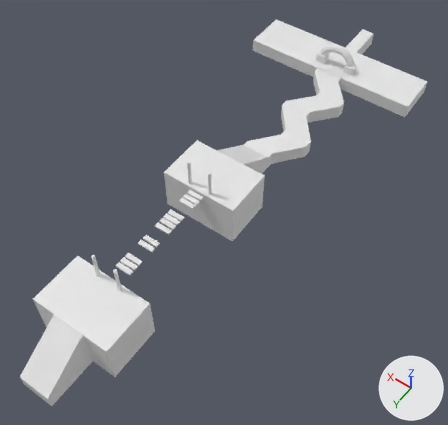
Renders of the Blender file shadowland.blend from each side of a commit.
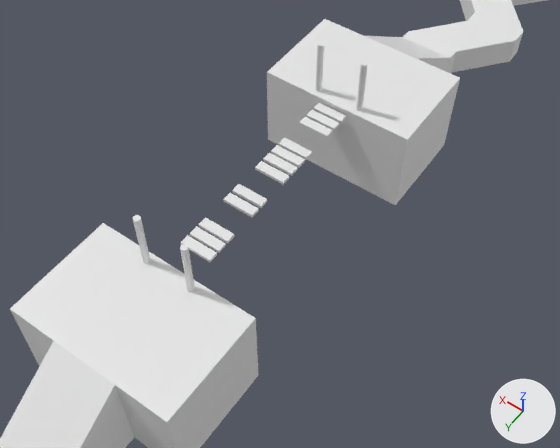
There are two pictures of each version: one whole from a camera (50 mm lens) standing at (-30.1, 80.8, 61.4) and looking at (-1.8, 41.1, -0.8), one close up from a camera (50 mm lens) standing at (-17.7, 74.5, 38.0) and looking at (-1.8, 52.2, 3.0). Lighting does not change. The marker at lower right points along +X, +Y and +Z.

Before the edit, the objects in view are built like this:
```python
ob_cube_006 = bpy.data.objects.new('Cube.006', me_cube_006)
ob_cube_006.location = (0.0, 70.8, 0.0)
ob_cube_006.scale = (2.0, -1.0, 1.0)
ob_cube_007 = bpy.data.objects.new('Cube.007', me_cube_007)
ob_cube_007.location = (0.0, 44.52, 4.69)
ob_cube_007.scale = (1.0, 0.3, 0.1)
ob_cube_008 = bpy.data.objects.new('Cube.008', me_cube_008)
ob_cube_008.location = (0.0, 45.28, 4.69)
ob_cube_008.scale = (1.0, 0.3, 0.1)
ob_cube_009 = bpy.data.objects.new('Cube.009', me_cube_009)
ob_cube_009.location = (0.0, 46.03, 4.69)
ob_cube_009.scale = (1.0, 0.3, 0.1)
ob_cube_010 = bpy.data.objects.new('Cube.010', me_cube_010)
ob_cube_010.location = (0.0, 49.72, 4.69)
ob_cube_010.scale = (1.0, 0.3, 0.1)
ob_cube_011 = bpy.data.objects.new('Cube.011', me_cube_011)
ob_cube_011.location = (0.0, 48.96, 4.69)
ob_cube_011.scale = (1.0, 0.3, 0.1)
ob_cube_012 = bpy.data.objects.new('Cube.012', me_cube_012)
ob_cube_012.location = (0.0, 48.2, 4.69)
ob_cube_012.scale = (1.0, 0.3, 0.1)
ob_cube_013 = bpy.data.objects.new('Cube.013', me_cube_013)
ob_cube_013.location = (0.0, 50.53, 4.69)
ob_cube_013.scale = (1.0, 0.3, 0.1)
ob_cube_014 = bpy.data.objects.new('Cube.014', me_cube_014)
ob_cube_014.location = (0.0, 53.47, 4.69)
ob_cube_014.scale = (1.0, 0.3, 0.1)
# also in view: 'Cube.004' at (-1.5, 21.4, 0.0); 'Cube.005' at (0.0, 37.7, 2.0)
```
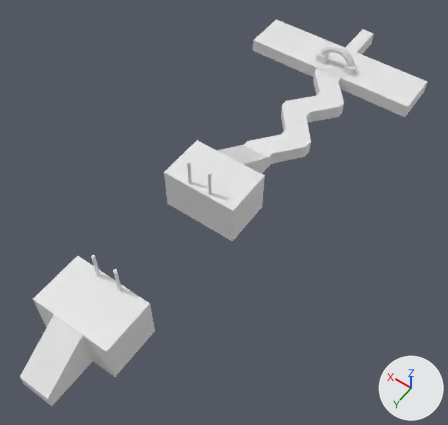
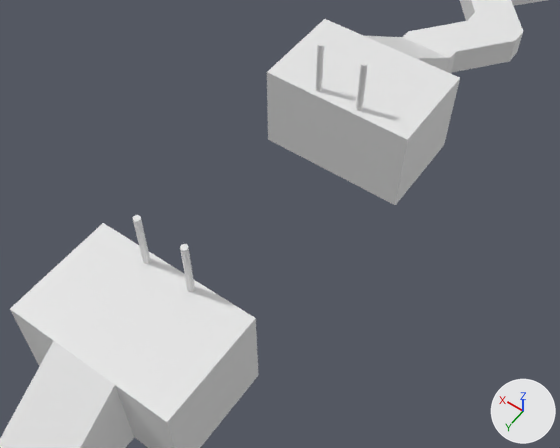
Commit message: shadowland: finished bridge

Boxes [x1, y1, x2, y2] around the edits, measured in the close-ups (560 x 448 px):
'Cube.017', deleted: before [190, 226, 226, 253]
'Cube.016', deleted: before [180, 235, 217, 262]
'Cube.018', deleted: before [199, 217, 235, 244]
'Cube.014', deleted: before [223, 193, 259, 217]
'Cube.015', deleted: before [232, 184, 267, 208]
'Cube.010', deleted: before [263, 153, 298, 176]
'Cube.013', deleted: before [255, 161, 289, 184]
'Cube.011', deleted: before [271, 145, 305, 168]
'Cube.012', deleted: before [279, 137, 312, 160]
'Cube.009', deleted: before [299, 117, 333, 138]
'Cube.008', deleted: before [306, 110, 339, 131]
'Cube.007', deleted: before [313, 103, 346, 124]

Patch to the scene script:
```diff
--- a/shadowland.blend.py
+++ b/shadowland.blend.py
@@ ob_cube_007 @@
-ob_cube_007 = bpy.data.objects.new('Cube.007', me_cube_007)
-ob_cube_007.location = (0.0, 44.52, 4.69)
-ob_cube_007.scale = (1.0, 0.3, 0.1)
@@ ob_cube_008 @@
-ob_cube_008 = bpy.data.objects.new('Cube.008', me_cube_008)
-ob_cube_008.location = (0.0, 45.28, 4.69)
-ob_cube_008.scale = (1.0, 0.3, 0.1)
@@ ob_cube_009 @@
-ob_cube_009 = bpy.data.objects.new('Cube.009', me_cube_009)
-ob_cube_009.location = (0.0, 46.03, 4.69)
-ob_cube_009.scale = (1.0, 0.3, 0.1)
@@ ob_cube_010 @@
-ob_cube_010 = bpy.data.objects.new('Cube.010', me_cube_010)
-ob_cube_010.location = (0.0, 49.72, 4.69)
-ob_cube_010.scale = (1.0, 0.3, 0.1)
@@ ob_cube_011 @@
-ob_cube_011 = bpy.data.objects.new('Cube.011', me_cube_011)
-ob_cube_011.location = (0.0, 48.96, 4.69)
-ob_cube_011.scale = (1.0, 0.3, 0.1)
@@ ob_cube_012 @@
-ob_cube_012 = bpy.data.objects.new('Cube.012', me_cube_012)
-ob_cube_012.location = (0.0, 48.2, 4.69)
-ob_cube_012.scale = (1.0, 0.3, 0.1)
@@ ob_cube_013 @@
-ob_cube_013 = bpy.data.objects.new('Cube.013', me_cube_013)
-ob_cube_013.location = (0.0, 50.53, 4.69)
-ob_cube_013.scale = (1.0, 0.3, 0.1)
@@ ob_cube_014 @@
-ob_cube_014 = bpy.data.objects.new('Cube.014', me_cube_014)
-ob_cube_014.location = (0.0, 53.47, 4.69)
-ob_cube_014.scale = (1.0, 0.3, 0.1)
@@ ob_cube_015 @@
-ob_cube_015 = bpy.data.objects.new('Cube.015', me_cube_015)
-ob_cube_015.location = (0.0, 52.66, 4.69)
-ob_cube_015.scale = (1.0, 0.3, 0.1)
@@ ob_cube_016 @@
-ob_cube_016 = bpy.data.objects.new('Cube.016', me_cube_016)
-ob_cube_016.location = (0.0, 57.17, 4.69)
-ob_cube_016.scale = (1.0, 0.3, 0.1)
@@ ob_cube_017 @@
-ob_cube_017 = bpy.data.objects.new('Cube.017', me_cube_017)
-ob_cube_017.location = (0.0, 56.42, 4.69)
-ob_cube_017.scale = (1.0, 0.3, 0.1)
@@ ob_cube_018 @@
-ob_cube_018 = bpy.data.objects.new('Cube.018', me_cube_018)
-ob_cube_018.location = (0.0, 55.66, 4.69)
-ob_cube_018.scale = (1.0, 0.3, 0.1)
```
